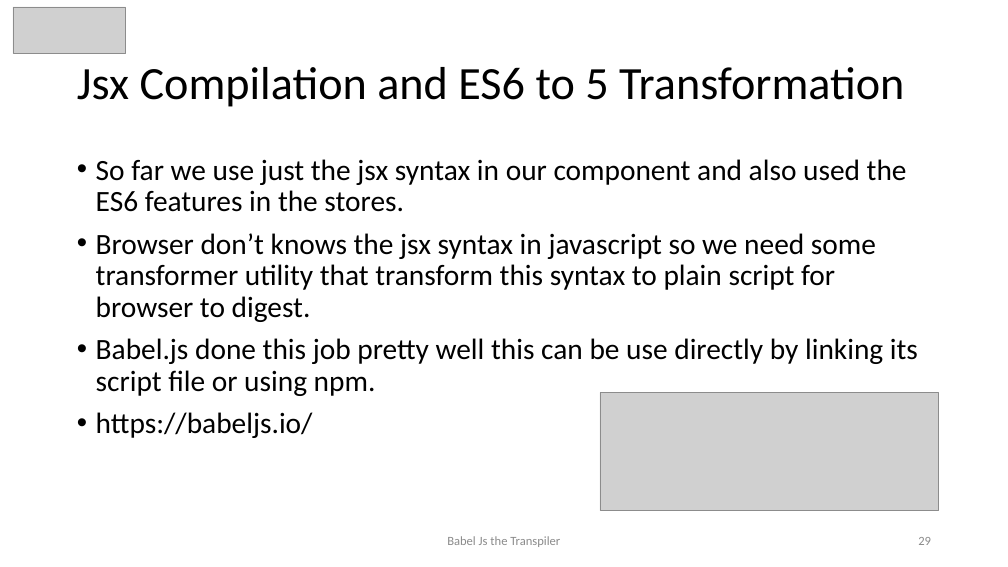
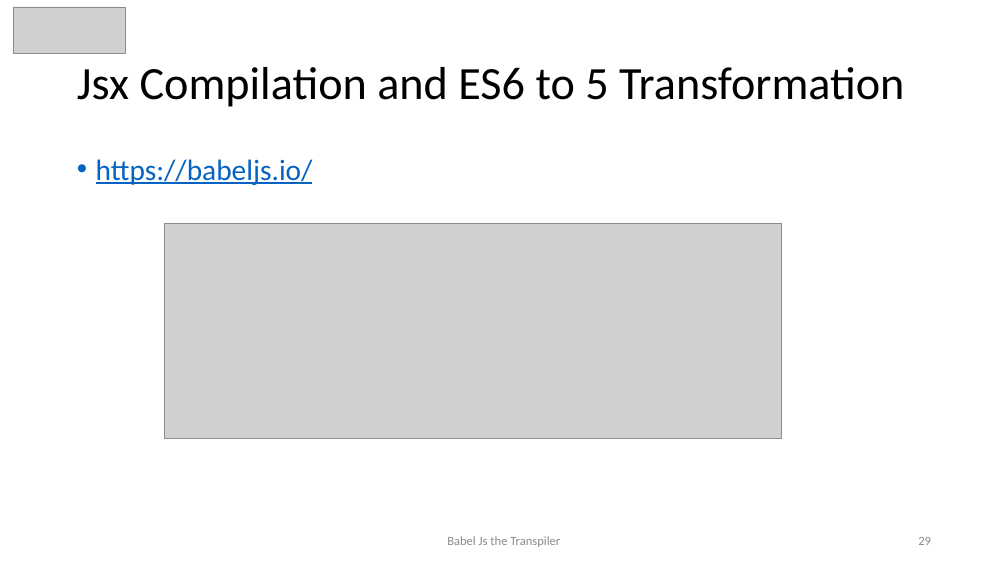
Before and after one commit to awahab29/samplealt, a slide deck: slide 29 of React.pptx. Drawn at 1008x567 pixels with LibreOffice and Linux fonts; fonts in the diff are those of the drawing; grey boxes stand for pictures. Boxes give left, top, right and bottom in pixels: in the first picture for what was removed or moved away, otherwise in the second. Text is boxed around its words. In the diff, an @@ line names an element or a change of style, - is before the commit and + after.

```diff
--- a/React.pptx
+++ b/React.pptx
@@ text "https://babeljs.io/" at (x1=96, y1=159, x2=313, y2=185): text colour #000000 to #0563C1, underline on @@
@@ text at (x1=96, y1=159, x2=918, y2=396): paragraphs removed @@
-• So far we use just the jsx syntax in our component and also used the ES6 features in the stores.
-• Browser don’t knows the jsx syntax in javascript so we need some transformer utility that transform this syntax to plain script for browser to digest.
-• Babel.js done this job pretty well this can be use directly by linking its script file or using npm.
@@ picture resized from (x1=600, y1=392, x2=939, y2=510) to (x1=165, y1=224, x2=783, y2=439) @@
```
Also in this commit, not shown: 1 slide added.
